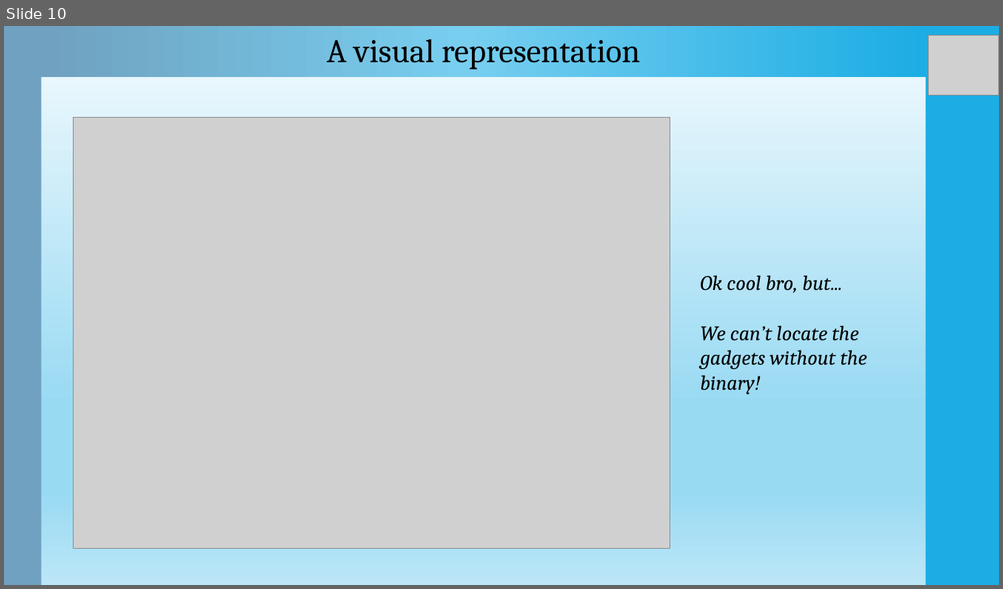
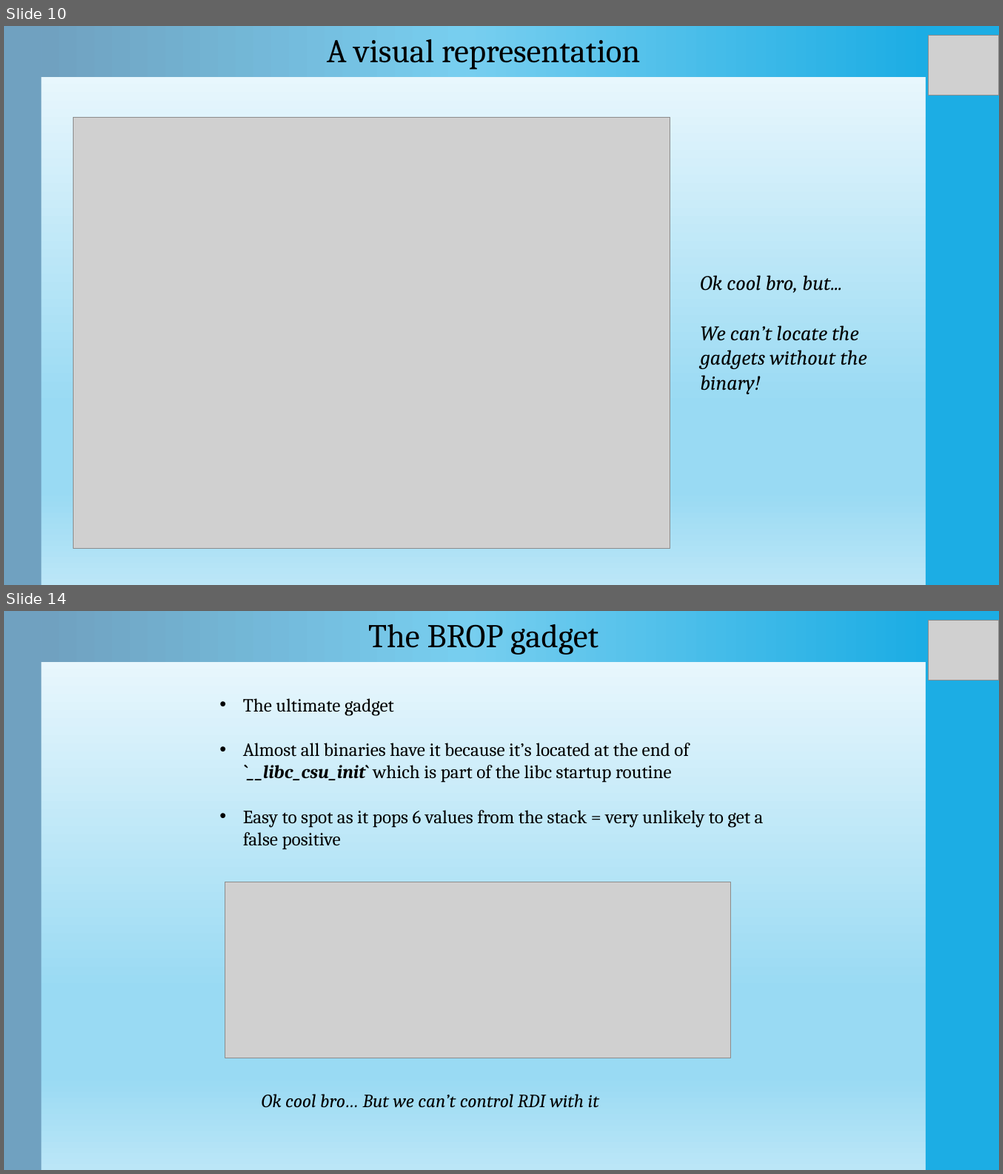
Before and after one commit to Ewael/LSE, a slide deck: Blind_Date/slides.pptx. Shown one above the other, each under a label of ours: slide 10 before the commit, slides 10 and 14 after it; the slides between them are not shown. The pictures are 1003x589 and 1003x1174 pixels, drawn with LibreOffice and Linux fonts; fonts in the diff are those of the drawing; grey boxes stand for pictures. Boxes give left, top, right and bottom in pixels: in the first picture for what was removed or moved away, otherwise in the second. Text is boxed around its words. In the diff, an @@ line names an element or a change of style, - is before the commit and + after.

```diff
--- a/Blind_Date/slides.pptx
+++ b/Blind_Date/slides.pptx
@@ slide 14 added at box(4, 611, 999, 1170), background gradient #F4FBFE to #99DAF3 to #BBE6F7; not listed: 2 template elements that a slide beside it also shows @@
@@ rectangle added at box(41, 611, 925, 663), fill gradient #1CADE4 to #77CEEF to #70A1C0 @@
@@ text added at box(368, 624, 598, 655), 32 pt, text #000000 @@
+The BROP gadget
@@ picture added at box(928, 621, 999, 681) @@
@@ text added at box(243, 698, 763, 850), 18 pt, text #000000 @@
+• The ultimate gadget
+• Almost all binaries have it because it’s located at the end of `__libc_csu_init` which is part of the libc startup routine
+• Easy to spot as it pops 6 values from the stack = very unlikely to get a false positive
@@ picture added at box(225, 882, 730, 1059) @@
@@ text added at box(262, 1094, 599, 1108), 18 pt, text #000000, italic @@
+Ok cool bro… But we can’t control RDI with it
```
Also in this commit, not shown: 7 slides changed, 13 other slides added, 4 slides removed.
